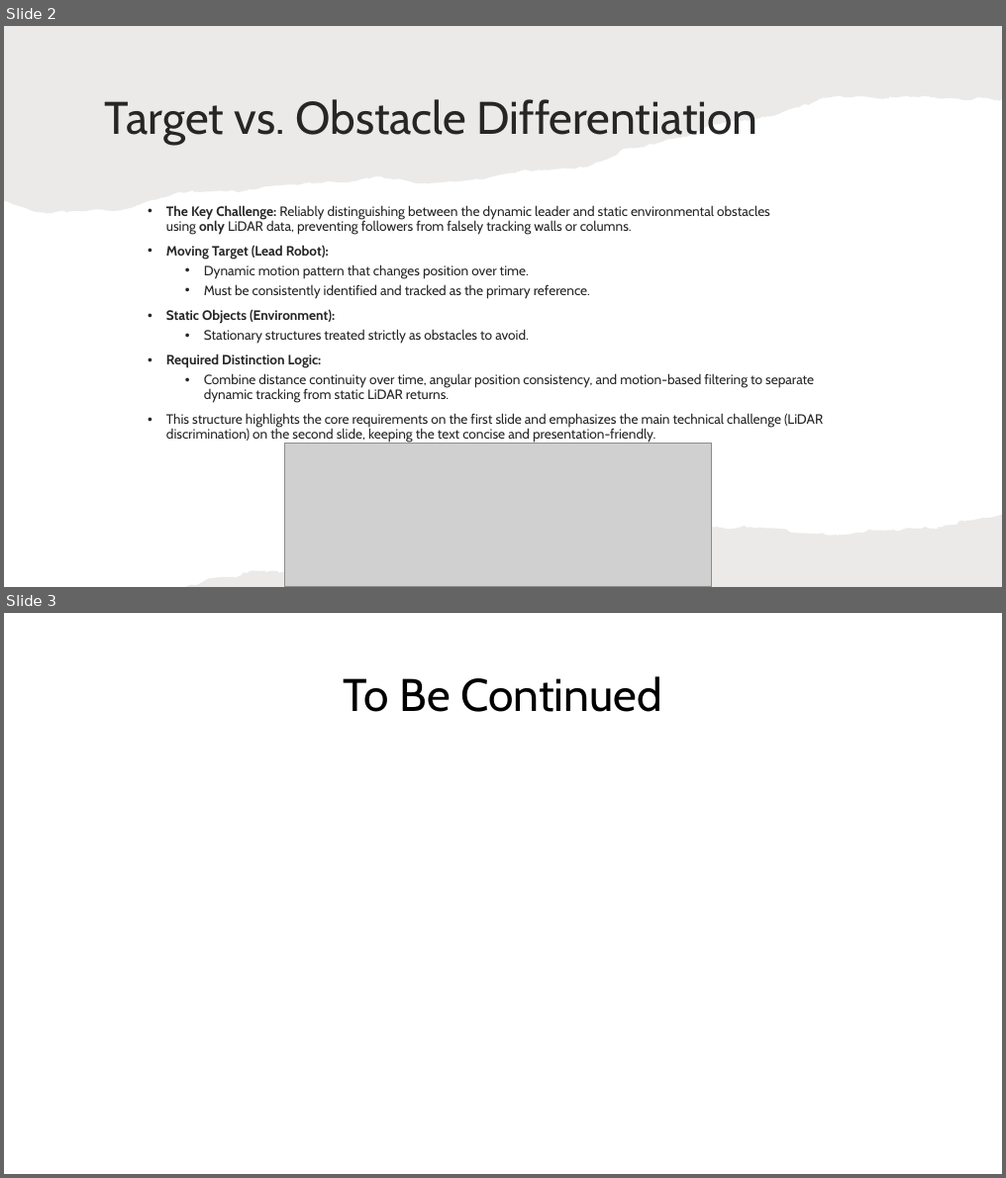
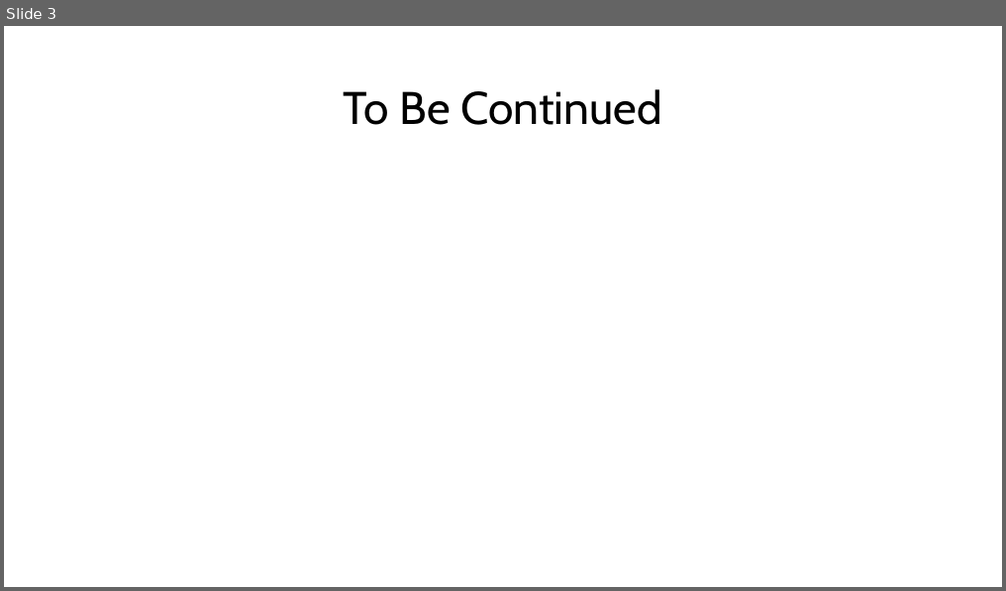
Before and after one commit to abhishekrjanagoudar/ros2_ws, a slide deck: TurtleBot3 Burger Nav2 Project.pptx. Shown one above the other, each under a label of ours: slides 2 and 3 before the commit, slide 3 after it. The pictures are 1006x1178 and 1006x591 pixels, drawn with LibreOffice and Linux fonts; fonts in the diff are those of the drawing; grey boxes stand for pictures. Boxes give left, top, right and bottom in pixels: in the first picture for what was removed or moved away, otherwise in the second. Text is boxed around its words. In the diff, an @@ line names an element or a change of style, - is before the commit and + after.

```diff
--- a/TurtleBot3 Burger Nav2 Project.pptx
+++ b/TurtleBot3 Burger Nav2 Project.pptx
@@ slide 2 removed at <box>4,26,1002,587</box>, background #FFFFFF @@
@@ freeform shape removed at <box>4,26,1002,214</box> @@
@@ title removed at <box>105,99,758,145</box> @@
-Target vs. Obstacle Differentiation
@@ text removed at <box>166,205,823,443</box> @@
-• The Key Challenge: Reliably distinguishing between the dynamic leader and static environmental obstacles using only LiDAR data, preventing followers from falsely tracking walls or columns.
-• Moving Target (Lead Robot):
-  • Dynamic motion pattern that changes position over time.
-  • Must be consistently identified and tracked as the primary reference.
-• Static Objects (Environment):
-  • Stationary structures treated strictly as obstacles to avoid.
-• Required Distinction Logic:
-  • Combine distance continuity over time, angular position consistency, and motion-based filtering to separate dynamic tracking from static LiDAR returns.
-• This structure highlights the core requirements on the first slide and emphasizes the main technical challenge (LiDAR discrimination) on the second slide, keeping the text concise and presentation-friendly.
@@ picture removed at <box>285,443,712,586</box> @@
@@ freeform shape removed at <box>186,515,1002,587</box> @@
```
Also in this commit, not shown: 1 slide changed, 1 slide added, 16 other files.
